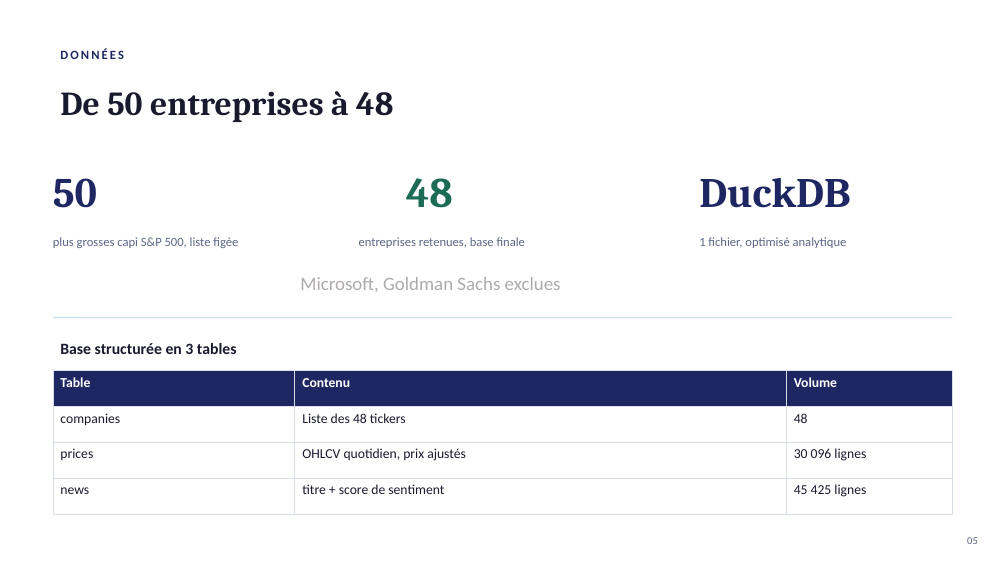
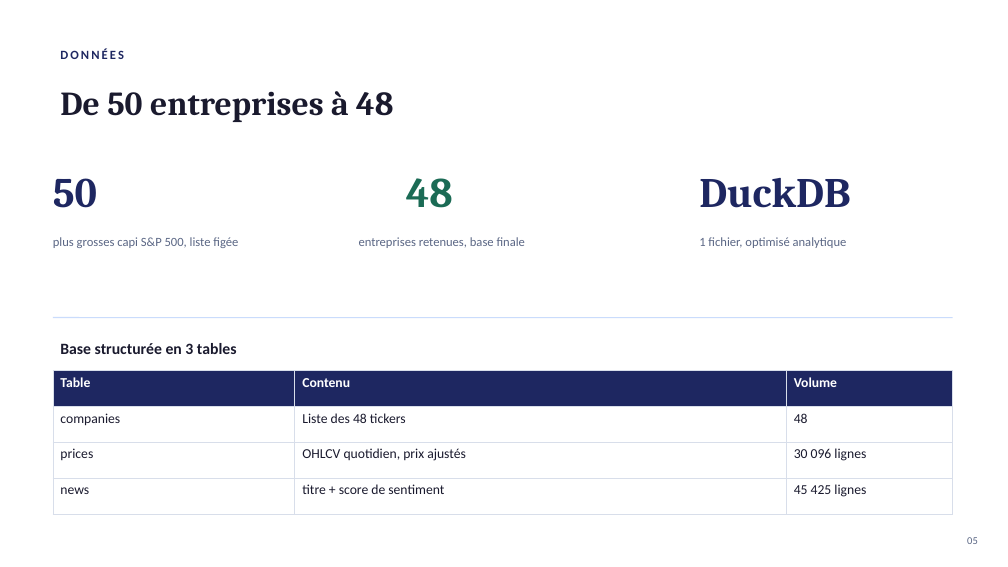
Before and after one commit to MathisLeDean/Projet_big_data, a slide deck: slide 5 of Diapo_bigdata.pptx. Drawn at 1008x567 pixels with LibreOffice and Linux fonts; fonts in the diff are those of the drawing. Boxes give left, top, right and bottom in pixels: in the first picture for what was removed or moved away, otherwise in the second. Text is boxed around its words. In the diff, an @@ line names an element or a change of style, - is before the commit and + after.

```diff
--- a/Diapo_bigdata.pptx
+++ b/Diapo_bigdata.pptx
@@ text removed at [300, 277, 561, 292] @@
-Microsoft, Goldman Sachs exclues
```
Also in this commit, not shown: 4 other slides changed.
